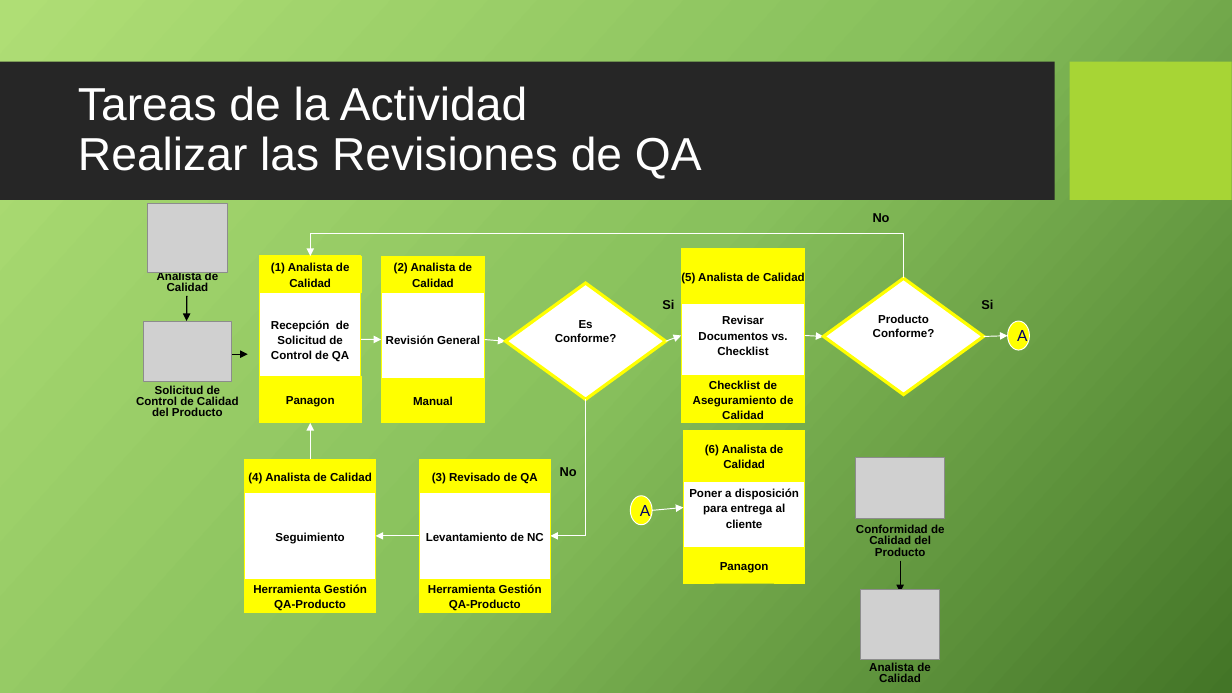
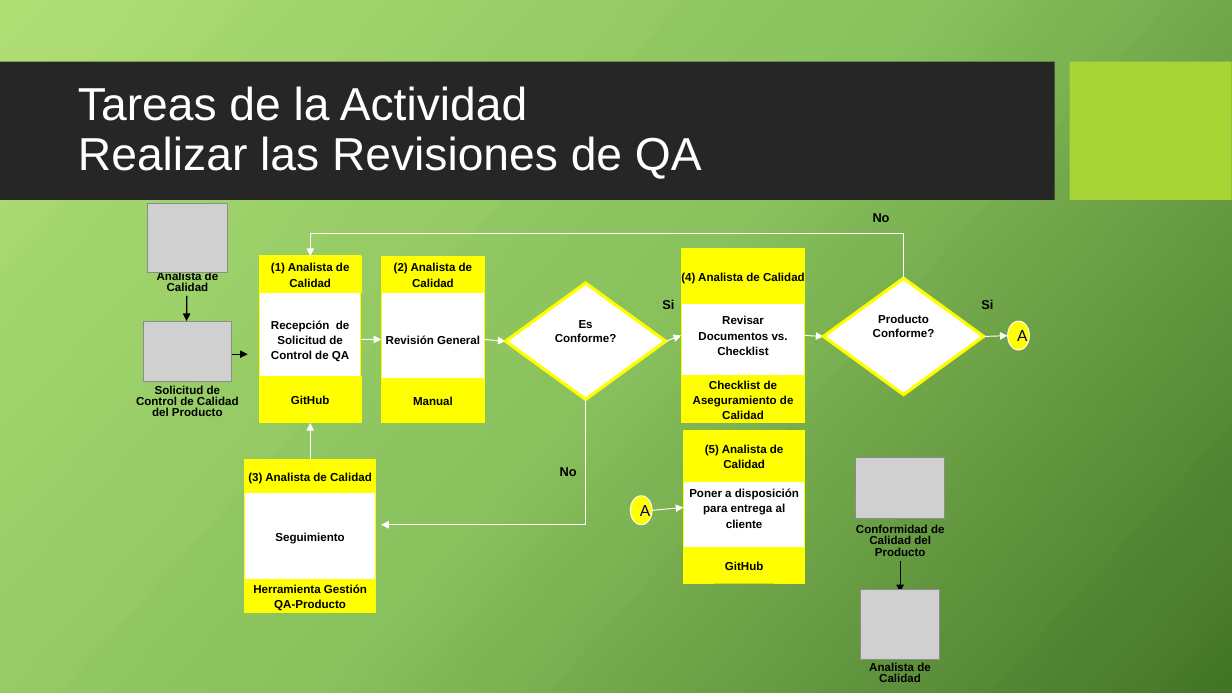
Before and after one commit to cjbensan/sistema-facturacion-inventario, a slide deck: slide 17 of CMMI-Nivel-2/PPQA/PACPPQA_0.1_2015.pptx. Drawn at 1232x693 pixels with LibreOffice and Linux fonts; fonts in the diff are those of the drawing; grey boxes stand for pictures; background and template pictures are left out. Boxes give left, top, right and bottom in pixels: in the first picture for what was removed or moved away, otherwise in the second. Text is boxed around its words. In the diff, an @@ line names an element or a change of style, - is before the commit and + after.

```diff
--- a/CMMI-Nivel-2/PPQA/PACPPQA_0.1_2015.pptx
+++ b/CMMI-Nivel-2/PPQA/PACPPQA_0.1_2015.pptx
@@ text in rectangle at [681,272,805,284]: text changed @@
-(5) Analista de Calidad
+(4) Analista de Calidad
@@ text in rectangle at [291,395,329,404]: text changed @@
-Panagon
+GitHub
@@ elbow arrow moved from (586, 399) - (551, 536) to (586, 399) - (382, 525) @@
@@ text in rectangle at [248,472,372,484]: text changed @@
-(4) Analista de Calidad
+(3) Analista de Calidad
@@ rectangle removed at [420,459,551,493] @@
-(3) Revisado de QA
@@ rectangle removed at [420,493,551,579] @@
-Levantamiento de NC
@@ arrow removed from (420, 536) to (376, 536) @@
@@ text in rectangle at [725,561,763,570]: text changed @@
-Panagon
+GitHub
@@ rectangle removed at [420,579,551,613] @@
-Herramienta Gestión
-QA‑Producto
```
Also in this commit, not shown: 6 other slides changed.
